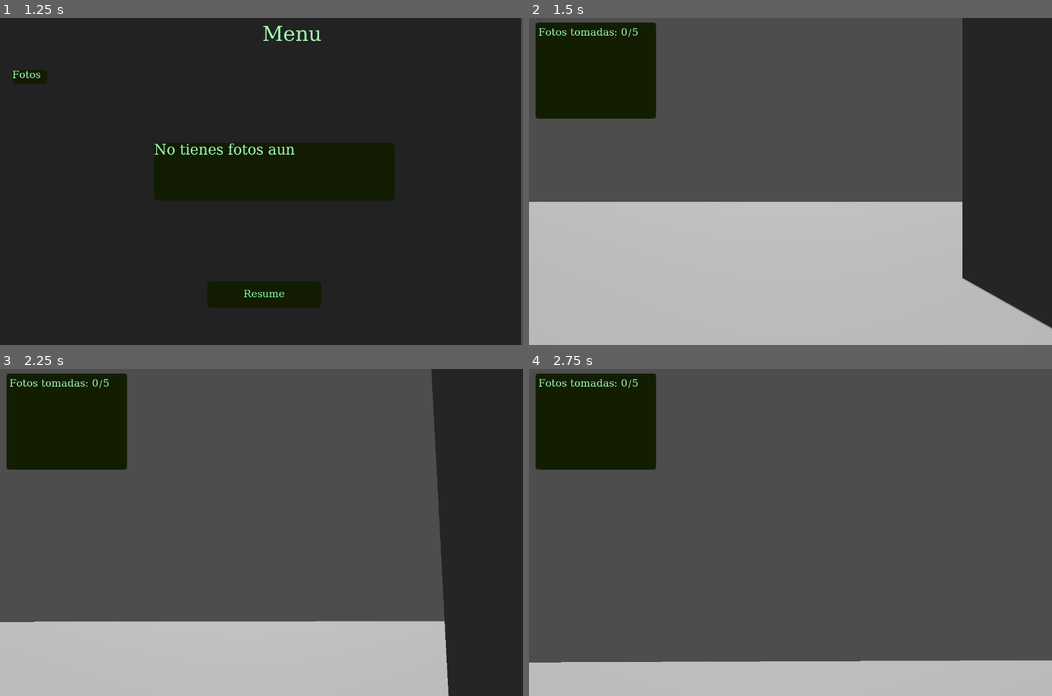
Above: before the commit, frames 1-4 (two rows, left to right).
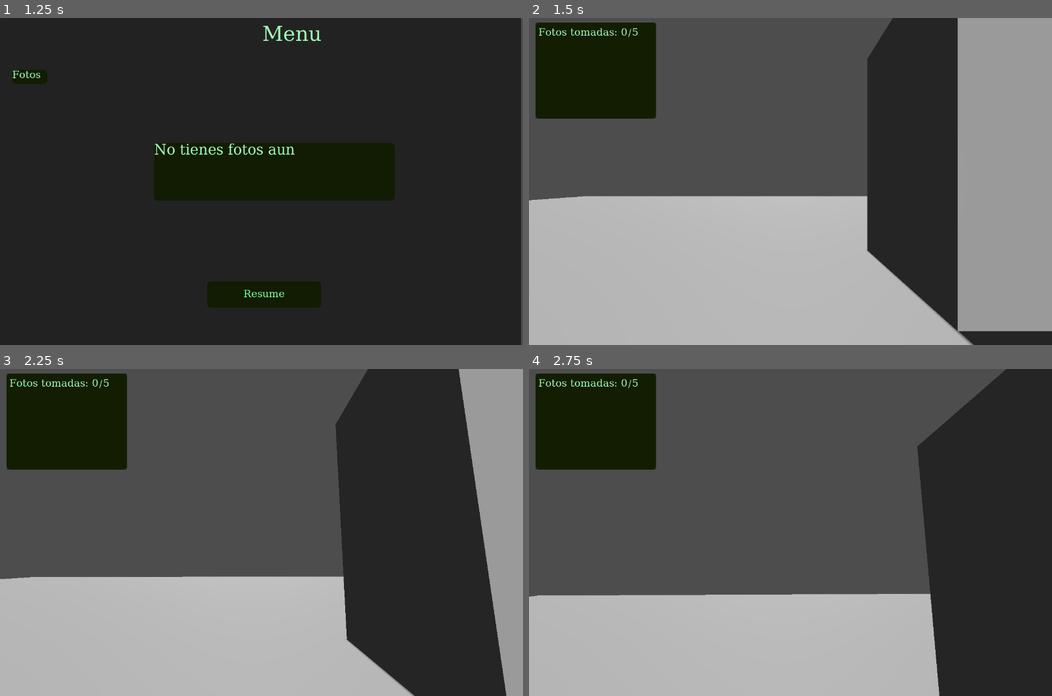
Above: after the commit, the same moments.

Repository: Genaro-Coronel-Gtz/depth_game
Game: Godot game, scene res://Scenes/Prototipo.tscn
The game is run twice, just before and just after one commit, with the same random seed, the same clock (stepped at 60 frames per second) and the same inputs.
Inputs (mouse positions are in pixels of both pictures, inside the frame that each line leads up to):
- Up to frame 1 (1.25 s): click "Iniciar" at 0.5 s
- Up to frame 2 (1.5 s): click "Resume" at 1.25 s
- Up to frame 3 (2.25 s): tap Enter at 2 s; move the mouse to (287, 532) at 2.02 s; hold W (Forward) from 2.03 s (still down); hold R (change_posture, bound only after the commit) from 2.03 s (still down)
- Up to frame 4 (2.75 s): keep holding W (Forward); keep holding R (change_posture, bound only after the commit); tap Space (jump) at 2.27 s

Frame 1 is identical in both runs. In frame 2, 33% of the frame differs, in the area x 0-100%, y 0-100%; in frame 3, 34%; in frame 4, 38%.

Commit message:
[Feature]: Add change position player, stand, crouch, face down

Diff:
--- a/Scenes/Prototipo.tscn
+++ b/Scenes/Prototipo.tscn
@@ -1,7 +1,7 @@
 [gd_scene load_steps=18 format=3 uid="uid://dqe37fah5kkke"]
 
 [ext_resource type="Script" uid="uid://civw23vgxjey5" path="res://Script/main.gd" id="1_uacpp"]
-[ext_resource type="Script" uid="uid://b5vp61dtn20da" path="res://Scenes/ui.gd" id="3_bkggc"]
+[ext_resource type="Script" uid="uid://b5vp61dtn20da" path="res://Script/ui.gd" id="3_bkggc"]
 [ext_resource type="Theme" uid="uid://45vscl4bj0tw" path="res://Themes/depth_global_theme.tres" id="3_hec2n"]
 [ext_resource type="Script" uid="uid://n0r3huk31goq" path="res://Script/widgets.gd" id="3_myvrv"]
 [ext_resource type="StyleBox" uid="uid://dpuxyi2exd616" path="res://Themes/depth_stylebox.stylebox" id="4_imim1"]
@@ -115,7 +115,6 @@
 use_collision = true
 
 [node name="UI" type="CanvasLayer" parent="."]
-visible = false
 script = ExtResource("3_bkggc")
 
 [node name="Control" type="Control" parent="UI"]
@@ -172,7 +171,6 @@
 theme_override_styles/normal = ExtResource("4_imim1")
 
 [node name="WidgetsUI" type="CanvasLayer" parent="."]
-visible = false
 script = ExtResource("3_myvrv")
 
 [node name="Control" type="Control" parent="WidgetsUI"]
@@ -238,7 +236,6 @@
 text = "Target: "
 
 [node name="DialogueUI" type="CanvasLayer" parent="."]
-visible = false
 script = ExtResource("5_vut0r")
 
 [node name="PanelContainer" type="PanelContainer" parent="DialogueUI"]
--- a/Scenes/player.tscn
+++ b/Scenes/player.tscn
@@ -3,25 +3,16 @@
 [ext_resource type="Script" uid="uid://xtokxmde8k1l" path="res://Script/player.gd" id="1_ajj78"]
 [ext_resource type="Script" uid="uid://bwbaooqcmqc03" path="res://Script/blur_effect_camera.gd" id="2_cvnsp"]
 
-[sub_resource type="CameraAttributesPractical" id="CameraAttributesPractical_cvnsp"]
-
 [sub_resource type="CapsuleShape3D" id="CapsuleShape3D_l7m1b"]
 
 [sub_resource type="CapsuleMesh" id="CapsuleMesh_cvnsp"]
+
+[sub_resource type="CameraAttributesPractical" id="CameraAttributesPractical_cvnsp"]
 
 [node name="Player" type="CharacterBody3D"]
 collision_layer = 2
 collision_mask = 5
 script = ExtResource("1_ajj78")
-
-[node name="CaptureCamera" type="Camera3D" parent="."]
-transform = Transform3D(1, 0, 0, 0, 1, 0, 0, 0, 1, 0, 2, 0)
-attributes = SubResource("CameraAttributesPractical_cvnsp")
-fov = 37.8493
-script = ExtResource("2_cvnsp")
-
-[node name="Camera3D" type="Camera3D" parent="."]
-transform = Transform3D(1, 0, 0, 0, 1, 0, 0, 0, 1, 0, 2, 0)
 
 [node name="CollisionShape3D" type="CollisionShape3D" parent="."]
 transform = Transform3D(1, 0, 0, 0, 1, 0, 0, 0, 1, 0, 1, 0)
@@ -34,4 +25,16 @@
 wait_time = 5.0
 one_shot = true
 
+[node name="CameraPivot" type="Marker3D" parent="."]
+transform = Transform3D(1, 0, 0, 0, 1, 0, 0, 0, 1, 0, 2, 0)
+
+[node name="Camera3D" type="Camera3D" parent="CameraPivot"]
+transform = Transform3D(1, 0, 0, 0, 1, 0, 0, 0, 1, 0, 2, 0)
+current = true
+
+[node name="CaptureCamera" type="Camera3D" parent="CameraPivot"]
+transform = Transform3D(1, 0, 0, 0, 1, 0, 0, 0, 1, 0, 2, 0)
+attributes = SubResource("CameraAttributesPractical_cvnsp")
+script = ExtResource("2_cvnsp")
+
 [connection signal="timeout" from="Timer" to="." method="_on_timer_timeout"]
--- /dev/null
+++ b/Script/PlayerCore.gd
@@ -0,0 +1,5 @@
+extends Object
+class_name PlayerCore
+
+static func change_height() -> void:
+	pass
--- a/Script/blur_effect_camera.gd
+++ b/Script/blur_effect_camera.gd
@@ -3,6 +3,7 @@
 @onready var attrs := CameraAttributesPractical.new()
 
 func _ready():
+	return
 	# Activamos el desenfoque cercano
 	attrs.dof_blur_near_enabled = true
 
--- a/Script/main.gd
+++ b/Script/main.gd
@@ -31,7 +31,6 @@
 			closest_target = target
 
 		if closest_target:
-			#print("El target más cercano es:", closest_target.name)
 			GlobalPosition.update_target(closest_target)
 
 func _process(delta: float) -> void:
--- a/Script/player.gd
+++ b/Script/player.gd
@@ -5,7 +5,9 @@
 var mouse_sensitivity = 0.00050
 
 @export var jump_velocity = 6.0
-@onready var capture_camera: Camera3D = $CaptureCamera
+@onready var capture_camera: Camera3D = $CameraPivot/CaptureCamera
+@onready var first_camera: Camera3D = $CameraPivot/Camera3D
+@onready var camera_pivot = $CameraPivot
 @onready var target: CSGPrimitive3D = null
 @onready var timer = $Timer
 
@@ -16,12 +18,20 @@
 var target_id = null
 var current_target_photographed :bool = false
 
+@export var HEIGHT_STAND = 1.2
+@export var HEIGHT_CROUCH = 0.8
+@export var HEIGHT_FACE_DOWN = 0.4
+
+var posture_states = [HEIGHT_STAND, HEIGHT_CROUCH, HEIGHT_FACE_DOWN]
+var current_posture_index = 0
+
 func _config_limits() -> void:
 	NEAR_DISTANCE = capture_camera.attributes.dof_blur_near_distance
 	FAR_DISTANCE = capture_camera.attributes.dof_blur_far_distance
 
 func _ready() -> void:
 	_config_limits()
+	camera_pivot.position.y = posture_states[0]
 	if GlobalPosition:
 		GlobalPosition.connect("set_nearest_target", Callable(self, "_set_current_target"))
 	#Input.mouse_mode = Input.MOUSE_MODE_CAPTURED
@@ -44,6 +54,24 @@
 		return result["collider"] == target
 	else:
 		return true
+
+
+func transition_to_height(height: float):
+	var tween = create_tween()
+	var new_position = camera_pivot.position
+	new_position.y = height
+	tween.tween_property(
+		camera_pivot,
+		"position",
+		new_position,
+		0.3
+	).set_trans(Tween.TRANS_SINE).set_ease(Tween.EASE_IN_OUT)
+
+
+func change_height() -> void:
+	current_posture_index = (current_posture_index + 1) % posture_states.size()
+	var new_height = posture_states[current_posture_index]
+	transition_to_height(new_height)
 
 
 func _check_distance():
@@ -72,8 +100,8 @@
 func _input(event):
 	if event is InputEventMouseMotion and Input.mouse_mode == Input.MOUSE_MODE_CAPTURED:
 		rotate_y(-event.relative.x * mouse_sensitivity)
-		$Camera3D.rotate_x(-event.relative.y * mouse_sensitivity)
-		$Camera3D.rotation.x = clampf($Camera3D.rotation.x, -deg_to_rad(70), deg_to_rad(70))
+		first_camera.rotate_x(-event.relative.y * mouse_sensitivity)
+		first_camera.rotation.x = clampf(first_camera.rotation.x, -deg_to_rad(70), deg_to_rad(70))
 
 		capture_camera.rotate_x(-event.relative.y * mouse_sensitivity)
 		capture_camera.rotation.x = clampf(capture_camera.rotation.x, -deg_to_rad(70), deg_to_rad(70))
@@ -85,13 +113,16 @@
 		_check_distance()
 		_shoot_cam()
 
+	if event.is_action_pressed("change_posture"):
+		change_height()
+
 func _toggle_cam():
 	if not capture_camera_active:
 		capture_camera.current = true
 		GlobalPosition.set_camera(capture_camera)
 	else:
-		$Camera3D.current = true
-		GlobalPosition.set_camera($Camera3D)
+		first_camera.current = true
+		GlobalPosition.set_camera(first_camera)
 		GlobalPosition.update_can_shoot(false)
 
 	capture_camera_active = !capture_camera_active
@@ -125,18 +156,18 @@
 func _shoot_cam():
 	if GlobalPosition.can_shoot:
 		directory_exists("screen_shots")
+
 		if current_target_photographed:
 			return
 
 		timer.start(0.5)
 		await RenderingServer.frame_post_draw
+
 		var image = null
-
 		image = capture_camera.get_viewport().get_texture().get_image()
-
-		var timestamp = Time.get_datetime_string_from_system().replace(":", "-")
 		var path = "user://screen_shots/obj_" + target_id + ".png"
 		var err = image.save_png(path)
+
 		if err == OK:
 			print(" Captura guardada en: ", path)
 		else:
--- a/project.godot
+++ b/project.godot
@@ -78,6 +78,11 @@
 "events": [Object(InputEventKey,"resource_local_to_scene":false,"resource_name":"","device":0,"window_id":0,"alt_presse …(194 unchanged characters)…
 ]
 }
+change_posture={
+"deadzone": 0.2,
+"events": [Object(InputEventKey,"resource_local_to_scene":false,"resource_name":"","device":0,"window_id":0,"alt_pressed":false,"shift_pressed":false,"ctrl_pressed":false,"meta_pressed":false,"pressed":false,"keycode":0,"physical_keycode":82,"key_label":0,"unicode":0,"location":0,"echo":false,"script":null)
+]
+}
 
 [internationalization]
 
Not shown, added: Script/PlayerCore.gd.uid
Renamed: Scenes/ui.gd -> Script/ui.gd
Renamed: Scenes/ui.gd.uid -> Script/ui.gd.uid
